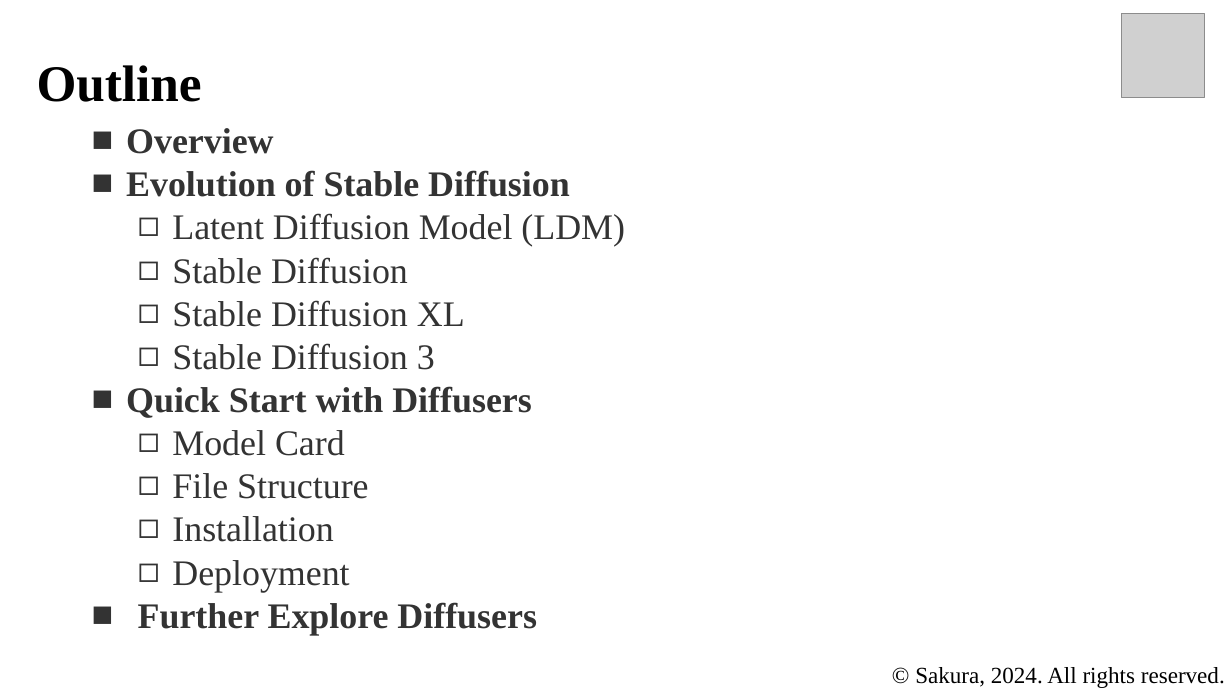
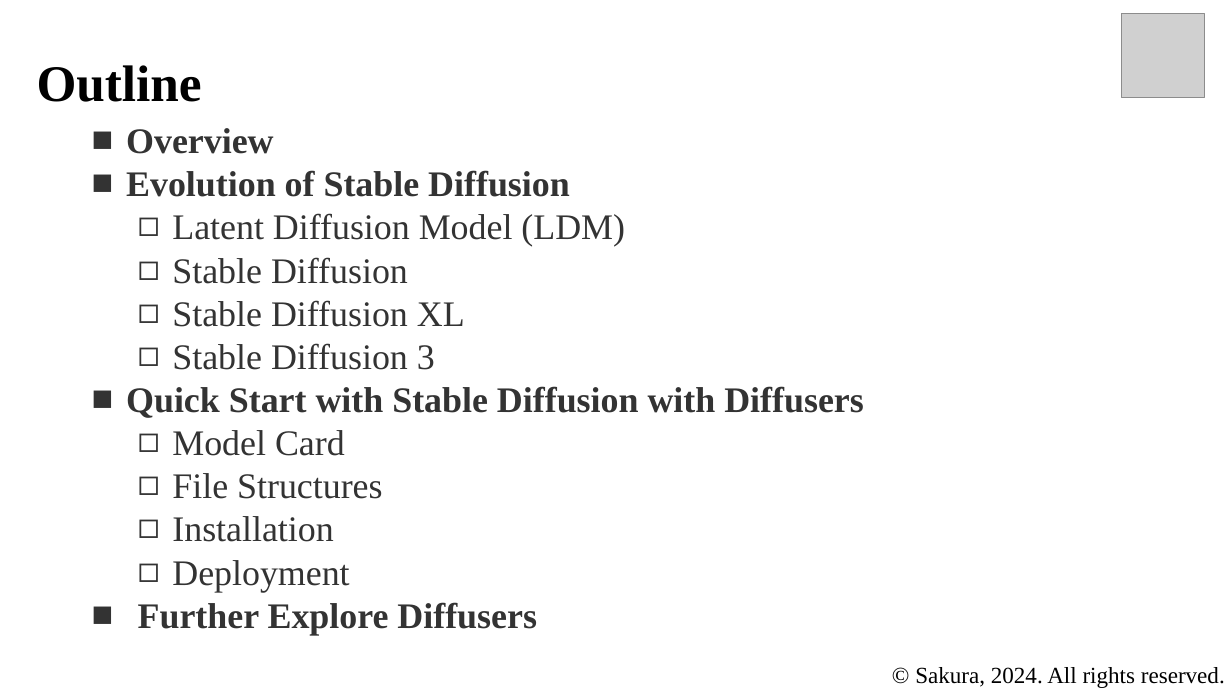
Before and after one commit to Bili-Sakura/GISLab-Short-Term-Course, a slide deck: slide 2 of lectures/Introduction_to_Stable_Diffusions_with_Codes.pptx. Drawn at 1232x693 pixels with LibreOffice and Linux fonts; fonts in the diff are those of the drawing; grey boxes stand for pictures. Boxes give left, top, right and bottom in pixels: in the first picture for what was removed or moved away, otherwise in the second. Text is boxed around its words. In the diff, an @@ line names an element or a change of style, - is before the commit and + after.

```diff
--- a/lectures/Introduction_to_Stable_Diffusions_with_Codes.pptx
+++ b/lectures/Introduction_to_Stable_Diffusions_with_Codes.pptx
@@ text at (126, 386, 864, 418): text changed @@
-■ Quick Start with Diffusers
+■ Quick Start with Stable Diffusion with Diffusers
@@ text at (172, 473, 382, 499): text changed @@
-  ◻ File Structure
+  ◻ File Structures
```
Also in this commit, not shown: 2 other slides changed, 14 slides added, 1 slide removed, 2 other files.
